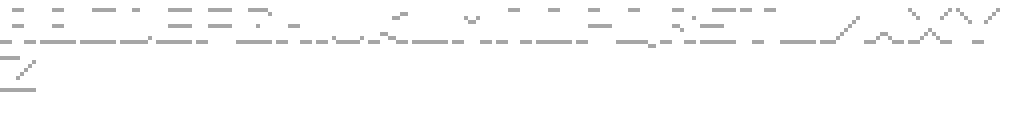
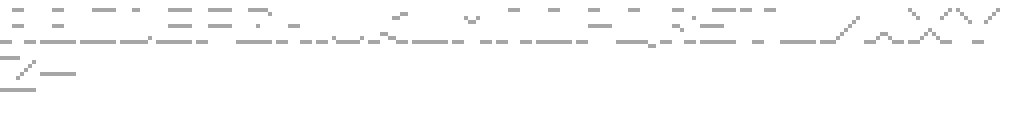
Comparing the layer stacks of the two w=1024, h=128 images. Changes:
painted on "Tło" over [40, 72, 76, 76]
